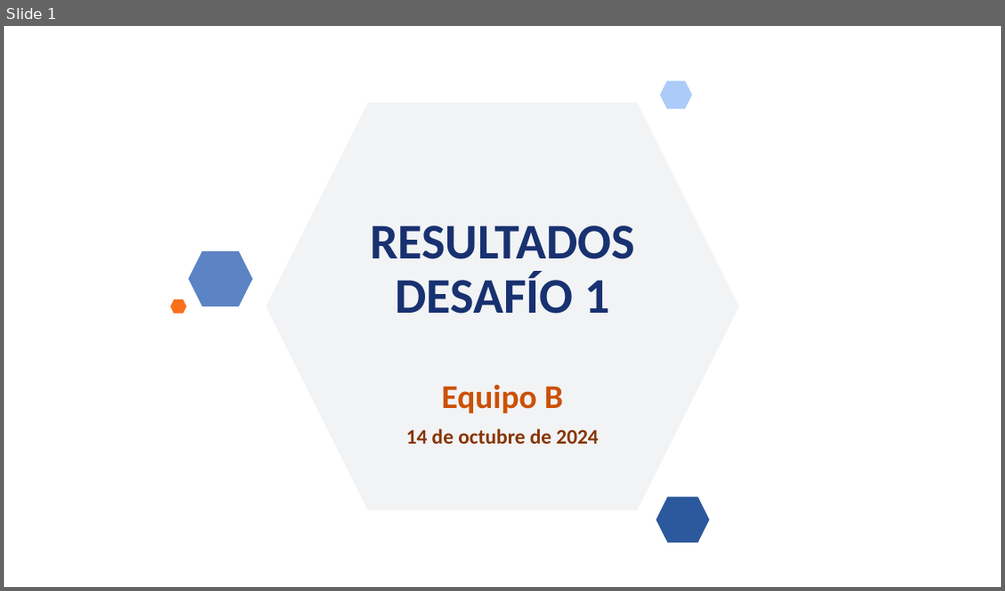
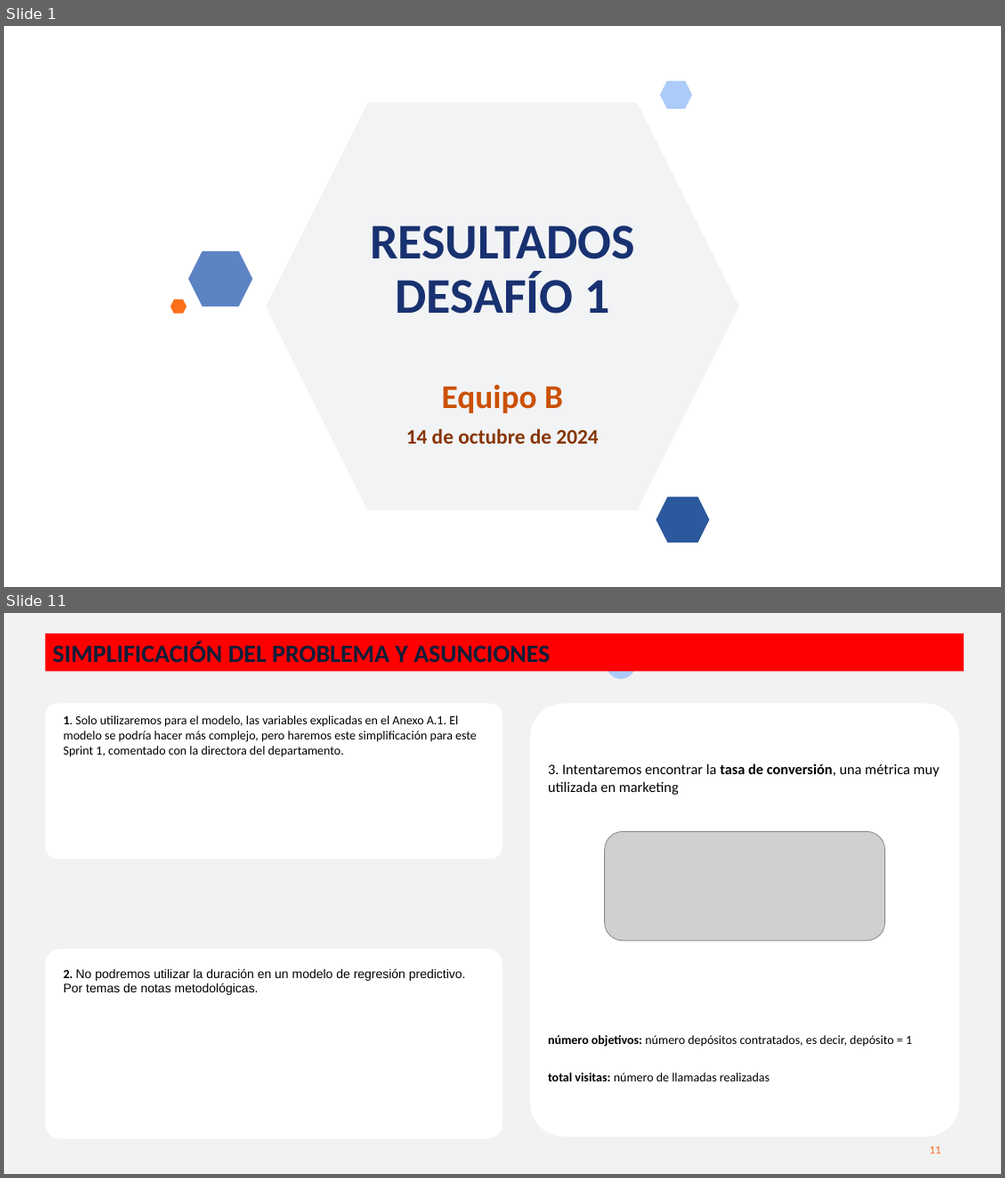
Before and after one commit to MarinaTorba/PersonalDataProrjects, a slide deck: Equip_B/results/D1_presentacion.pptx. Shown one above the other, each under a label of ours: slide 1 before the commit, slides 1 and 11 after it; the slides between them are not shown. The pictures are 1005x591 and 1005x1178 pixels, drawn with LibreOffice and Linux fonts; fonts in the diff are those of the drawing; grey boxes stand for pictures; background and template pictures are left out. Boxes give left, top, right and bottom in pixels: in the first picture for what was removed or moved away, otherwise in the second. Text is boxed around its words. In the diff, an @@ line names an element or a change of style, - is before the commit and + after.

```diff
--- a/Equip_B/results/D1_presentacion.pptx
+++ b/Equip_B/results/D1_presentacion.pptx
@@ slide 11 added at box(4, 613, 1001, 1174), background #F2F2F2 @@
@@ rectangle added at box(45, 633, 963, 671), fill #FF0000, 24 pt, text #0D1D38, bold @@
+SIMPLIFICACIÓN DEL PROBLEMA Y ASUNCIONES
@@ ellipse added at box(606, 649, 636, 679), fill #ACCBF9 @@
@@ rounded rectangle added at box(45, 704, 502, 859), fill #FFFFFF @@
@@ text added at box(64, 715, 477, 757), 12 pt, text #000000 @@
+1. Solo utilizaremos para el modelo, las variables explicadas en el Anexo A.1. El modelo se podría hacer más complejo, pero haremos este simplificación para este Sprint 1, comentado con la directora del departamento.
@@ rounded rectangle added at box(531, 704, 960, 1136), fill #FFFFFF @@
@@ text added at box(548, 763, 939, 795), 14 pt, text #000000 @@
+3. Intentaremos encontrar la tasa de conversión, una métrica muy utilizada en marketing
@@ picture added at box(605, 831, 885, 941) @@
@@ rounded rectangle added at box(45, 949, 502, 1139), fill #FFFFFF @@
@@ text added at box(64, 968, 466, 995), 12 pt, text #000000 @@
+2. No podremos utilizar la duración en un modelo de regresión predictivo. Por temas de notas metodológicas.
@@ text added at box(548, 1035, 912, 1046), 12 pt, text #000000 @@
+número objetivos: número depósitos contratados, es decir, depósito = 1
@@ text added at box(548, 1072, 769, 1081), 12 pt, text #000000 @@
+total visitas: número de llamadas realizadas
@@ rectangle added at box(4, 1136, 213, 1174), fill #F2F2F2 @@
@@ page number added at box(930, 1145, 941, 1153), 11 pt, text #FA6F1A @@
+11
```
Also in this commit, not shown: 8 slides changed, 14 other slides added.
